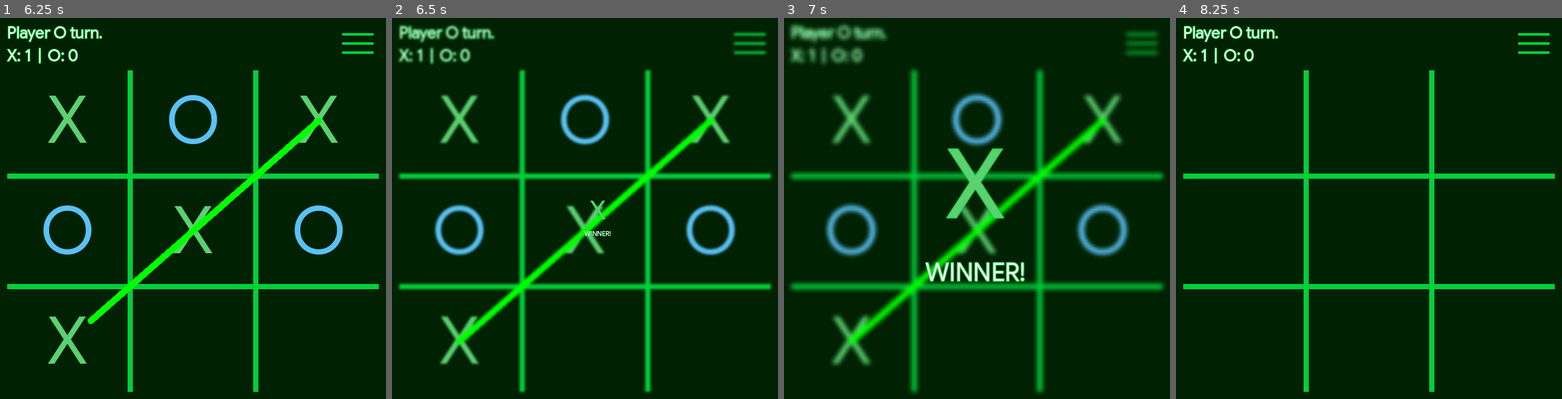
Above: before the commit, frames 1-4 (left to right).
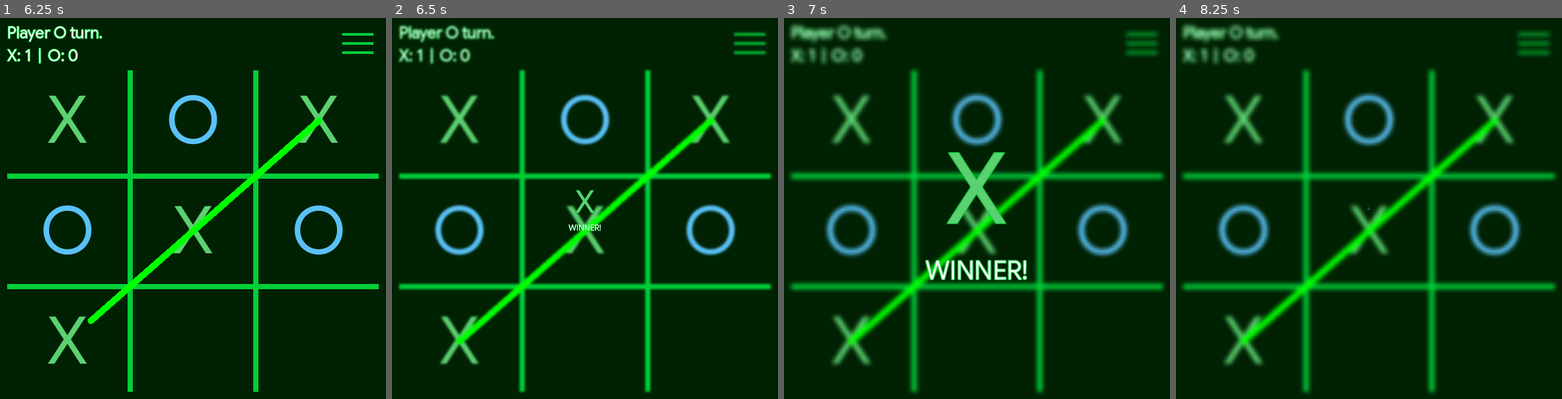
Above: after the commit, the same moments.

Repository: kevincabanilla/tic-tac-toe
Game: Godot game, scene res://scenes/main/main.tscn
The game is run twice, just before and just after one commit, with the same random seed, the same clock (stepped at 60 frames per second) and the same inputs.
Inputs (mouse positions are in pixels of both pictures, inside the frame that each line leads up to):
- Up to frame 1 (6.25 s): click (358, 44) at 0.5 s; click (65, 120) at 1.25 s; click (193, 120) at 2 s; click (320, 120) at 2.75 s; click (65, 231) at 3.5 s; click (193, 231) at 4.25 s; click (320, 231) at 5 s; click (65, 341) at 5.75 s
- Up to frame 2 (6.5 s): no input
- Up to frame 3 (7 s): click (977, 341) at 6.5 s
- Up to frame 4 (8.25 s): click (1496, 341) at 7.25 s; click (1534, 44) at 8 s

Frame 1 is identical in both runs. In frame 2, 0.3% of the frame differs, in the area x 45-57%, y 45-58%; in frame 3, 1.9%; in frame 4, 20%, in the area x 1-99%, y 1-99%.

Commit message:
fix end sreen animation

Diff:
--- a/scenes/game_objects/game_over_message/game_over_message.gd
+++ b/scenes/game_objects/game_over_message/game_over_message.gd
@@ -1,6 +1,7 @@
-extends VBoxContainer
+extends BoxContainer
 class_name GameOverMessage
 
+@onready var main_container: VBoxContainer = $MainContainer
 @onready var msg_label = %Label
 @onready var x_label = %XLabel
 @onready var o_label = %OLabel
@@ -10,25 +11,33 @@
 
 func _ready() -> void:
 	modulate = Color.TRANSPARENT
-	set_pivot_location(Enums.PivotLocation.Center)
 	#play_draw_animation()
 
 
 func play_win_animation(winner: Enums.Player, pivot_loc: Enums.PivotLocation) -> void:
 	#await get_tree().create_timer(3.0).timeout
-	set_pivot_location(pivot_loc)
-	msg_label.text = "WINNER!"
 	x_label.visible = winner == Enums.Player.X
 	o_label.visible = winner == Enums.Player.O
-	await get_tree().process_frame
+	msg_label.text = "WINNER!"
+	await set_pivot_location(pivot_loc)
 	await play_animation().finished
 
 func play_draw_animation() -> void:
 	msg_label.text = "DRAW!"
 	x_label.visible = true
 	o_label.visible = true
-	await get_tree().process_frame
+	await set_pivot_location(Enums.PivotLocation.Center)
 	await play_animation().finished
+
+
+func close() -> void:
+	var tween = create_tween()
+	tween.tween_property(main_container, "scale", Vector2.ZERO, 0.3)\
+		.set_ease(Tween.EASE_OUT)\
+		.set_trans(Tween.TRANS_CUBIC)
+	tween.tween_callback(queue_free)
+	await tween.finished
+
 
 func play_animation() -> Tween:
 	#$AnimationPlayer.play("scale_animation")
@@ -36,27 +45,29 @@
 
 	modulate.a = 1.0
 	var tween = create_tween()
-	tween.tween_method(update_scale, Vector2.ZERO, Vector2.ONE, 1.25)\
-	.set_trans(Tween.TRANS_BACK)\
-	.set_ease(Tween.EASE_OUT)
+	tween.tween_method(update_scale, Vector2.ZERO, Vector2.ONE, 1)\
+		.set_ease(Tween.EASE_OUT)\
+		.set_trans(Tween.TRANS_BACK)
 	return tween
 
+
 func update_scale(value: Vector2):
-	scale = value
+	main_container.scale = value
 
 
 func set_pivot_location(pivot_loc: Enums.PivotLocation) -> void:
+	await get_tree().process_frame
 	match pivot_loc:
 		Enums.PivotLocation.Top:
-			pivot_offset = Vector2(size.x / 2, 0)
+			main_container.pivot_offset = Vector2(size.x / 2, 0)
 		Enums.PivotLocation.Right:
-			pivot_offset = Vector2(size.x, size.y / 2)
+			main_container.pivot_offset = Vector2(size.x, size.y / 2)
 		Enums.PivotLocation.Bottom:
-			pivot_offset = Vector2(size.x / 2, size.y)
+			main_container.pivot_offset = Vector2(size.x / 2, size.y)
 		Enums.PivotLocation.Left:
-			pivot_offset = Vector2(0, size.y / 2)
-		Enums.PivotLocation.Center:
-			pivot_offset = size / 2         # Scale from center (important for UI)
+			main_container.pivot_offset = Vector2(0, size.y / 2)
+		_:
+			main_container.pivot_offset = size / 2         # Scale from center (important for UI)
 
 
 #func _on_player_x_pressed() -> void:
--- a/scenes/game_objects/game_over_message/game_over_message.tscn
+++ b/scenes/game_objects/game_over_message/game_over_message.tscn
@@ -2,31 +2,21 @@
 
 [ext_resource type="Script" uid="uid://uvptdppb86lj" path="res://scenes/game_objects/game_over_message/game_over_message.gd" id="1_akquj"]
 
-[node name="GameOverMessage" type="VBoxContainer" unique_id=596680548]
-anchors_preset = 8
-anchor_left = 0.5
-anchor_top = 0.5
-anchor_right = 0.5
-anchor_bottom = 0.5
-offset_left = -100.0
-offset_top = -134.0
-offset_right = 100.0
-offset_bottom = 134.0
-grow_horizontal = 2
-grow_vertical = 2
-pivot_offset = Vector2(100, 134)
-size_flags_horizontal = 6
-size_flags_vertical = 4
-theme_override_constants/separation = 16
-alignment = 1
+[node name="GameOverMessage" type="BoxContainer" unique_id=1565843969]
+offset_right = 200.0
+offset_bottom = 221.0
+pivot_offset = Vector2(100, 110.5)
 script = ExtResource("1_akquj")
 
-[node name="HBoxContainer" type="HBoxContainer" parent="." unique_id=1348233555]
+[node name="MainContainer" type="VBoxContainer" parent="." unique_id=1674081731]
+layout_mode = 2
+
+[node name="HBoxContainer" type="HBoxContainer" parent="MainContainer" unique_id=1348233555]
 layout_mode = 2
 size_flags_vertical = 4
 alignment = 1
 
-[node name="XLabel" type="Label" parent="HBoxContainer" unique_id=100834715]
+[node name="XLabel" type="Label" parent="MainContainer/HBoxContainer" unique_id=100834715]
 unique_name_in_owner = true
 layout_mode = 2
 mouse_filter = 1
@@ -35,7 +25,7 @@
 text = "X"
 horizontal_alignment = 1
 
-[node name="OLabel" type="Label" parent="HBoxContainer" unique_id=504697076]
+[node name="OLabel" type="Label" parent="MainContainer/HBoxContainer" unique_id=504697076]
 unique_name_in_owner = true
 layout_mode = 2
 mouse_filter = 1
@@ -44,7 +34,7 @@
 text = "O"
 horizontal_alignment = 1
 
-[node name="Label" type="Label" parent="." unique_id=1674994309]
+[node name="Label" type="Label" parent="MainContainer" unique_id=1674994309]
 unique_name_in_owner = true
 layout_mode = 2
 mouse_filter = 1
@@ -53,21 +43,21 @@
 text = "WINNER!"
 horizontal_alignment = 1
 
-[node name="HFlowContainer" type="HFlowContainer" parent="." unique_id=658293206]
+[node name="HFlowContainer" type="HFlowContainer" parent="MainContainer" unique_id=658293206]
 visible = false
 custom_minimum_size = Vector2(200, 0)
 layout_mode = 2
 theme_override_constants/h_separation = 30
 alignment = 1
 
-[node name="PlayerX" type="Button" parent="HFlowContainer" unique_id=140529413]
+[node name="PlayerX" type="Button" parent="MainContainer/HFlowContainer" unique_id=140529413]
 unique_name_in_owner = true
 custom_minimum_size = Vector2(80, 40)
 layout_mode = 2
 size_flags_horizontal = 4
 text = "X"
 
-[node name="PlayerO" type="Button" parent="HFlowContainer" unique_id=179001622]
+[node name="PlayerO" type="Button" parent="MainContainer/HFlowContainer" unique_id=179001622]
 unique_name_in_owner = true
 custom_minimum_size = Vector2(80, 40)
 layout_mode = 2
--- a/scenes/ui/end_screen/end_screen.gd
+++ b/scenes/ui/end_screen/end_screen.gd
@@ -15,5 +15,6 @@
 
 func _on_panel_container_gui_input(event: InputEvent) -> void:
 	if event.is_action_pressed("left_click"):
+		await game_over_msg.close()
 		start_game.emit()
 		queue_free()
